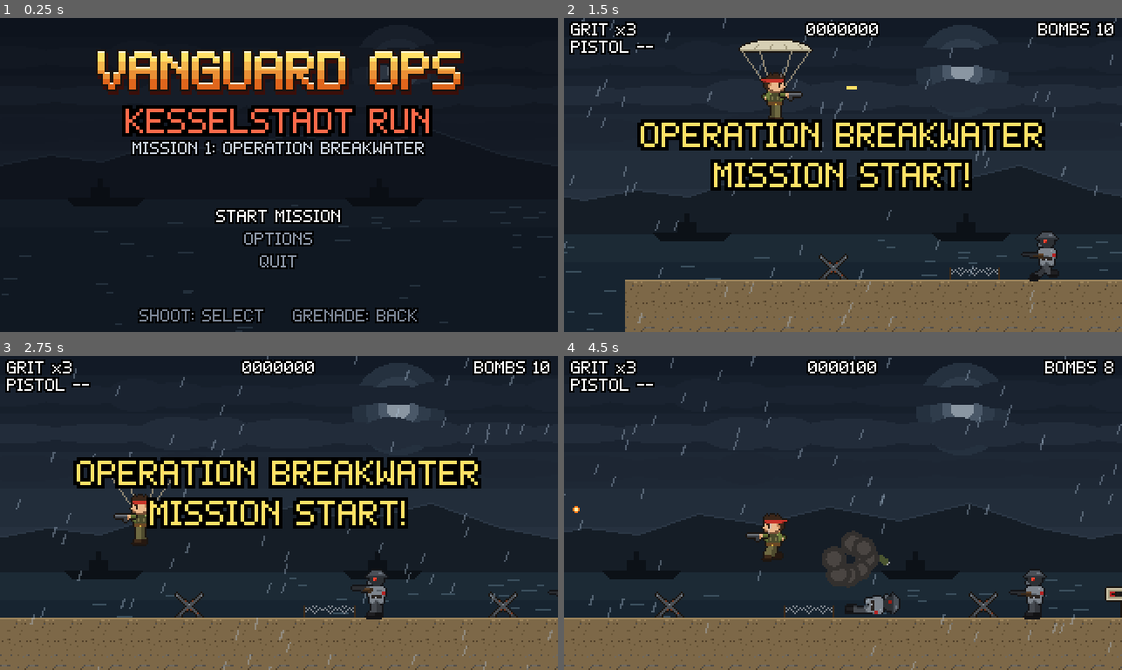
Above: before the commit, frames 1-4 (two rows, left to right).
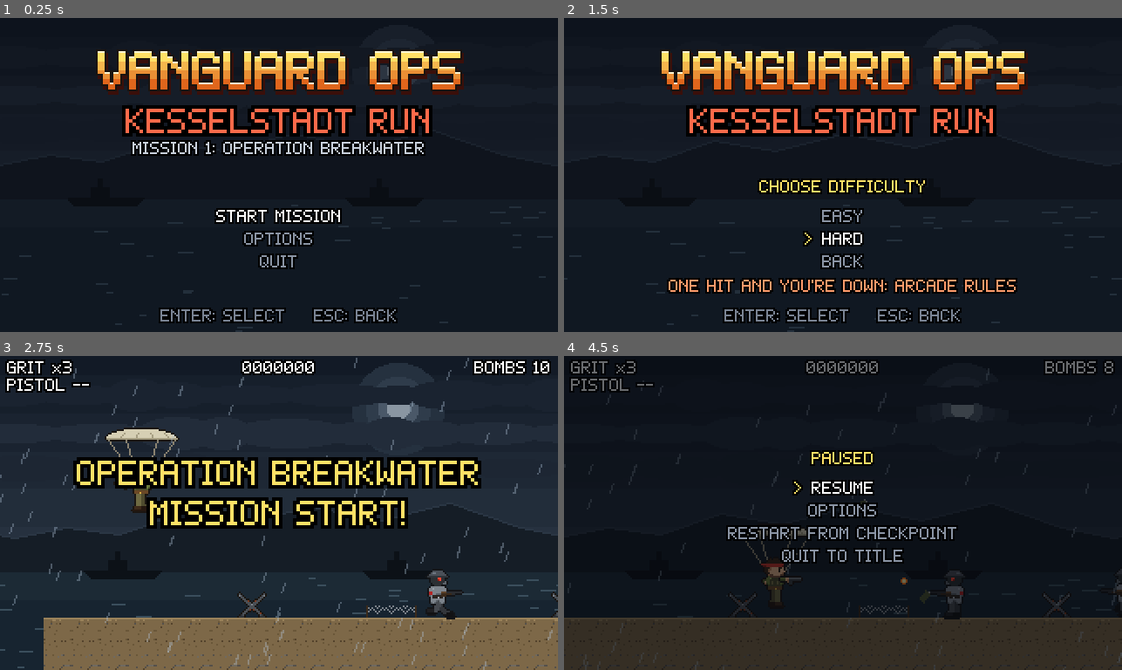
Above: after the commit, the same moments.

Repository: anthony-developer-FS/grit-iron-directorate
Game: Godot game, scene res://scenes/ui/title.tscn
The game is run twice, just before and just after one commit, with the same random seed, the same clock (stepped at 60 frames per second) and the same inputs.
Inputs:
- Up to frame 1 (0.25 s): no input
- Up to frame 2 (1.5 s): tap Enter (menu_accept, bound only after the commit) at 0.5 s; hold X (shoot) 0.53-1.28 s; hold Right (move_right) from 0.53 s (still down); tap C (grenade) at 0.6 s; tap Z (jump) at 0.77, 1.07 s; tap X (shoot) at 1.35 s
- Up to frame 3 (2.75 s): tap Z (jump) at 1.52, 1.82 s; tap Keypad Enter at 1.55, 2.1 s; release Right (move_right) at 2.03 s; hold Left (move_left) from 2.03 s (still down); tap Backspace at 2.3 s
- Up to frame 4 (4.5 s): release Left (move_left) at 2.78 s; hold Right (move_right) 2.78-4.28 s; tap Backspace at 2.85 s; tap Z (jump) at 3.02, 3.32, 3.77, 3.8, 4.07, 4.35 s; tap K at 3.05, 3.6 s; tap Escape (pause) at 4.15 s; hold Left (move_left) from 4.28 s (still down)

The runs differ from the first frame. In frame 1, 1.3% of the frame differs, in the area x 24-75%, y 92-98%; in frame 2, 47%, in the area x 0-100%, y 0-100%; in frame 3, 7.0%; in frame 4, 45%.

Commit message:
POWs jump obstacles; menus use Enter and Escape
- Freed POWs jump over anything blocking them and up onto ledges after Grit
- Menus: Enter (gamepad A) picks, Escape (gamepad B) goes back
- Game over is now a menu: continue, restart from checkpoint, quit to title
- POW test, and menu test covers Escape closing the pause menu

Co-Authored-By: Claude Opus 5.5 (1M context) <noreply@anthropic.com>
Claude-Session: https://claude.ai/code/session_01SJuoyxwEbaFdBrAx1Ejgro

Diff:
--- a/scripts/autoload/game.gd
+++ b/scripts/autoload/game.gd
@@ -187,6 +187,8 @@
 	_bind("grenade", [KEY_C, KEY_K], [JOY_BUTTON_B])
 	_bind("pause", [KEY_ESCAPE, KEY_P], [JOY_BUTTON_START])
 	_bind("toggle_fullscreen", [KEY_F11])
+	_bind("menu_accept", [KEY_ENTER, KEY_KP_ENTER], [JOY_BUTTON_A])
+	_bind("menu_back", [KEY_ESCAPE, KEY_BACKSPACE], [JOY_BUTTON_B])
 
 
 ## Adds default bindings for an action unless the project already defines it,
--- a/scripts/pickups/pow.gd
+++ b/scripts/pickups/pow.gd
@@ -14,6 +14,11 @@
 const BULLET_SPEED := 260.0
 ## How far behind Grit he keeps while fighting.
 const FOLLOW_DISTANCE := 26.0
+## Same jump as Grit's, so he clears whatever Grit can.
+const JUMP_VELOCITY := -200.0
+## He jumps up after Grit when Grit stands this much higher and is this close sideways.
+const CLIMB_HEIGHT := 12.0
+const CLIMB_REACH := 60.0
 
 const PickupScene := preload("res://scenes/pickups/pickup.tscn")
 const BulletScene := preload("res://scenes/projectiles/bullet.tscn")
@@ -55,6 +60,7 @@
 		State.LEAVING:
 			facing = -1
 			velocity.x = -RUN_SPEED
+			_jump_if_blocked()
 			if _timer > 4.0 or get_global_transform_with_canvas().origin.x < -32.0:
 				queue_free()
 	move_and_slide()
@@ -98,6 +104,14 @@
 	if absf(spot - global_position.x) > 6.0:
 		velocity.x = signf(spot - global_position.x) * RUN_SPEED
 		facing = int(signf(velocity.x))
+	# Jump up after Grit when he's on a ledge or the planks just ahead.
+	var grit_above := _rescuer.is_on_floor() and _rescuer.global_position.y < global_position.y - CLIMB_HEIGHT \
+			and absf(_rescuer.global_position.x - global_position.x) < CLIMB_REACH
+	if grit_above and is_on_floor():
+		velocity.y = JUMP_VELOCITY
+		if velocity.x == 0.0:
+			velocity.x = signf(_rescuer.global_position.x - global_position.x) * RUN_SPEED
+	_jump_if_blocked()
 	if _rescuer.is_on_floor() and global_position.distance_to(_rescuer.global_position) > 90.0:
 		# Left behind by a wall, a ledge or the elevator: catch up.
 		global_position = _rescuer.global_position + Vector2(-FOLLOW_DISTANCE * _rescuer.facing, 0)
@@ -118,6 +132,12 @@
 	bullet.counts_for_accuracy = false
 	get_parent().add_child(bullet)
 	_muzzle_flash = 0.05
+
+
+## Jumps over whatever blocks the way while running: sandbags, crates, a step.
+func _jump_if_blocked() -> void:
+	if is_on_floor() and velocity.x != 0.0 and test_move(global_transform, Vector2(signf(velocity.x) * 4.0, 0)):
+		velocity.y = JUMP_VELOCITY
 
 
 func _find_target() -> Node2D:
--- a/scripts/ui/hud.gd
+++ b/scripts/ui/hud.gd
@@ -60,20 +60,16 @@
 
 func _process(delta: float) -> void:
 	if _showing_results:
-		if _results_ready and (Input.is_action_just_pressed("shoot") or Input.is_action_just_pressed("jump")):
+		if _results_ready and (Input.is_action_just_pressed("menu_accept") or Input.is_action_just_pressed("shoot")):
 			_go_to_title()
 		return
 
 	if Game.is_game_over:
-		if Input.is_action_just_pressed("shoot"):
-			_center_label.text = ""
-			Game.continue_game()
-		elif Input.is_action_just_pressed("grenade"):
-			Game.restart_from_checkpoint()
 		return
 
 	if get_tree().paused:
-		if Input.is_action_just_pressed("pause"):
+		# P or Start closes the pause menu from any screen; Escape is the menu's own Back.
+		if Input.is_action_just_pressed("pause") and not Input.is_action_just_pressed("menu_back"):
 			_resume()
 		return
 
@@ -166,7 +162,15 @@
 
 func _on_game_over() -> void:
 	_message_time = 0.0
-	_set_center("GAME OVER\n\nSHOOT: CONTINUE HERE\nGRENADE: RESTART FROM CHECKPOINT")
+	_center_label.text = ""
+	var items: Array[Dictionary] = [
+		{"label": "CONTINUE HERE", "hint": "SCORE RESETS TO 0", "pick": func() -> void:
+			_pause_menu.visible = false
+			Game.continue_game()},
+		{"label": "RESTART FROM CHECKPOINT", "pick": Game.restart_from_checkpoint},
+		{"label": "QUIT TO TITLE", "pick": _go_to_title},
+	]
+	_pause_menu.show_items("GAME OVER", items)
 
 
 func _on_mission_completed() -> void:
@@ -190,7 +194,7 @@
 		"TOTAL SCORE    %d" % Game.score,
 		"REYES: \"Coast is clear, Sergeant.",
 		"Kesselstadt is a long walk.\"",
-		"PRESS SHOOT",
+		"PRESS ENTER",
 	])
 	_results_panel.visible = true
 	await get_tree().create_timer(1.0).timeout
--- a/scripts/ui/menu.gd
+++ b/scripts/ui/menu.gd
@@ -1,7 +1,7 @@
 class_name Menu
 extends Node2D
-## A vertical menu list, driven by the game's own actions: Up/Down to choose, Left/Right to
-## change a setting, Shoot or Jump to pick, Grenade to go back. Draws in screen coordinates,
+## A vertical menu list: Up/Down to choose, Left/Right to change a setting, Enter (gamepad A) to
+## pick, Escape (gamepad B) to go back. Draws in screen coordinates,
 ## centered horizontally, so it works on the title screen and on the HUD layer.
 ##
 ## Each item is a Dictionary with a "label" and any of:
@@ -25,10 +25,13 @@
 var page: PackedStringArray = []
 ## Dims everything behind the menu when its alpha is above zero.
 var backdrop := Color(0, 0, 0, 0)
-## Run when Grenade is pressed on the list; empty means Grenade does nothing.
+## Run when Escape is pressed on the list; empty means Escape does nothing.
 var on_back := Callable()
 
 var _time := 0.0
+## Input is ignored on the frame the menu opens, so the key that opened it (Escape for the
+## pause menu) doesn't also act on it.
+var _shown_frame := -1
 
 
 func _ready() -> void:
@@ -42,6 +45,7 @@
 	selected = clampi(select, 0, items.size() - 1)
 	page = []
 	_time = 0.0
+	_shown_frame = Engine.get_process_frames()
 	visible = true
 	queue_redraw()
 
@@ -56,8 +60,10 @@
 		return
 	_time += delta
 	queue_redraw()
+	if Engine.get_process_frames() == _shown_frame:
+		return
 	if not page.is_empty():
-		if _pressed(["shoot", "jump", "grenade"]):
+		if _pressed(["menu_accept", "menu_back"]):
 			Sfx.play("menu_move", 0.0)
 			page = []
 		return
@@ -69,14 +75,14 @@
 		_adjust(-1)
 	elif _pressed(["move_right"]):
 		_adjust(1)
-	elif _pressed(["shoot", "jump"]):
+	elif _pressed(["menu_accept"]):
 		var item := items[selected]
 		if item.has("pick"):
 			Sfx.play("menu_select", 0.0)
 			item["pick"].call()
 		elif item.has("adjust"):
 			_adjust(1)
-	elif _pressed(["grenade"]) and on_back.is_valid():
+	elif _pressed(["menu_back"]) and on_back.is_valid():
 		Sfx.play("menu_move", 0.0)
 		on_back.call()
 
--- a/scripts/ui/options.gd
+++ b/scripts/ui/options.gd
@@ -13,13 +13,15 @@
 	"GRENADE\tC, K\tB",
 	"PAUSE\tESC, P\tSTART",
 	"FULLSCREEN\tF11\t",
+	"MENU PICK\tENTER\tA",
+	"MENU BACK\tESC\tB",
 	"",
 	"DOWN + JUMP DROPS THROUGH PLANKS",
 	"SHOOT UP CLOSE TO USE THE KNIFE",
 ]
 
 
-## Shows the options on `menu`; picking BACK (or pressing Grenade) calls `on_back`.
+## Shows the options on `menu`; picking BACK (or pressing Escape) calls `on_back`.
 static func open(menu: Menu, on_back: Callable) -> void:
 	var items: Array[Dictionary] = [
 		{
--- a/scripts/ui/title.gd
+++ b/scripts/ui/title.gd
@@ -60,4 +60,4 @@
 	draw_string(font, Vector2(0, 66), "KESSELSTADT RUN", HORIZONTAL_ALIGNMENT_CENTER, 320, 16, Color("ff6a4a"))
 	if _menu.title == "":
 		draw_string(font, Vector2(0, 78), "MISSION 1: OPERATION BREAKWATER", HORIZONTAL_ALIGNMENT_CENTER, 320, 8, Color("c8d0dc"))
-	draw_string(font, Vector2(0, 174), "SHOOT: SELECT    GRENADE: BACK", HORIZONTAL_ALIGNMENT_CENTER, 320, 8, Color("7a8494"))
+	draw_string(font, Vector2(0, 174), "ENTER: SELECT    ESC: BACK", HORIZONTAL_ALIGNMENT_CENTER, 320, 8, Color("7a8494"))
--- a/tests/menu_test.gd
+++ b/tests/menu_test.gd
@@ -43,7 +43,7 @@
 
 	# Main list: START MISSION, OPTIONS, QUIT. Down once and pick opens the options.
 	await _tap("crouch")
-	await _tap("shoot")
+	await _tap("menu_accept")
 	_expect(menu.title == "OPTIONS", "options did not open from the title screen")
 	await _shot("02_options")
 	var music := Settings.music_level
@@ -56,23 +56,23 @@
 	# Down to CONTROLS and open the page.
 	for i in 3:
 		await _tap("crouch")
-	await _tap("shoot")
+	await _tap("menu_accept")
 	_expect(not menu.page.is_empty(), "controls page did not open")
 	await _shot("03_controls")
-	await _tap("grenade")
+	await _tap("menu_back")
 	_expect(menu.page.is_empty(), "controls page did not close")
-	# Grenade backs out to the main list with OPTIONS still selected.
-	await _tap("grenade")
-	_expect(menu.title == "" and menu.selected == 1, "Grenade did not go back to the main list")
+	# Escape backs out to the main list with OPTIONS still selected.
+	await _tap("menu_back")
+	_expect(menu.title == "" and menu.selected == 1, "Escape did not go back to the main list")
 
 	# Start on Easy: up to START MISSION, pick, then pick EASY.
 	await _tap("aim_up")
-	await _tap("shoot")
+	await _tap("menu_accept")
 	_expect(menu.title == "CHOOSE DIFFICULTY", "difficulty list did not open")
 	if Game.difficulty != Game.Difficulty.EASY:
 		await _tap("aim_up")
 	await _shot("04_difficulty")
-	await _tap("shoot")
+	await _tap("menu_accept")
 	await _frames(30)
 	var level := get_tree().current_scene
 	_expect(level != null and level.name == "Mission1", "Start did not load the mission")
@@ -84,8 +84,12 @@
 	var pause_menu := level.get_node("HUD/PauseMenu") as Menu
 	_expect(get_tree().paused and pause_menu.visible, "pause did not open the pause menu")
 	await _shot("05_pause")
-	await _tap("shoot")
+	await _tap("menu_accept")
 	_expect(not get_tree().paused and not pause_menu.visible, "RESUME did not unpause the game")
+	# Escape opens the pause menu and, pressed again, closes it.
+	await _tap("pause")
+	await _tap("menu_back")
+	_expect(not get_tree().paused and not pause_menu.visible, "Escape did not close the pause menu")
 
 
 func _expect(condition: bool, message: String) -> void:
--- /dev/null
+++ b/tests/pow_test.gd
@@ -0,0 +1,41 @@
+extends Node2D
+## Headless check that a freed POW jumps over an obstacle to keep up with Grit, instead of
+## running into it. Builds a floor with a 20 px block between the POW and Grit.
+## Run: godot --headless --fixed-fps 60 res://tests/pow_test.tscn
+
+func _rect_body(pos: Vector2, size: Vector2) -> void:
+	var body := StaticBody2D.new()
+	body.collision_layer = 1
+	var shape := CollisionShape2D.new()
+	var r := RectangleShape2D.new()
+	r.size = size
+	shape.shape = r
+	body.position = pos
+	body.add_child(shape)
+	add_child(body)
+
+func _ready() -> void:
+	_rect_body(Vector2(200, 110), Vector2(600, 20))
+	_rect_body(Vector2(100, 90), Vector2(16, 20))
+	var player := (load("res://scenes/player/player.tscn") as PackedScene).instantiate() as Player
+	player.position = Vector2(150, 99)
+	add_child(player)
+	player.parachuting = false
+	player.god_mode = true
+	var pow := (load("res://scenes/pickups/pow.tscn") as PackedScene).instantiate() as Pow
+	pow.position = Vector2(70, 99)
+	add_child(pow)
+	await get_tree().physics_frame
+	pow._rescuer = player
+	pow._set_state(Pow.State.FIGHTING)
+	var max_y := 999.0
+	for i in 180:
+		await get_tree().physics_frame
+		max_y = minf(max_y, pow.global_position.y)
+	# The block spans x 92 to 108; he should end up past it, near his spot behind Grit (x 124).
+	if pow.global_position.x > 110.0 and max_y < 80.0:
+		print("POW TEST PASSED")
+		get_tree().quit(0)
+	else:
+		printerr("POW TEST FAILED: POW stuck at x=%.1f (highest y %.1f)" % [pow.global_position.x, max_y])
+		get_tree().quit(1)
--- /dev/null
+++ b/tests/pow_test.tscn
@@ -0,0 +1,6 @@
+[gd_scene format=3]
+
+[ext_resource type="Script" path="res://tests/pow_test.gd" id="1_test"]
+
+[node name="PowTest" type="Node2D"]
+script = ExtResource("1_test")
Not shown, added: tests/pow_test.gd.uid
Not shown, changed: .github/workflows/mission-test.yml
Not shown, changed: README.md
